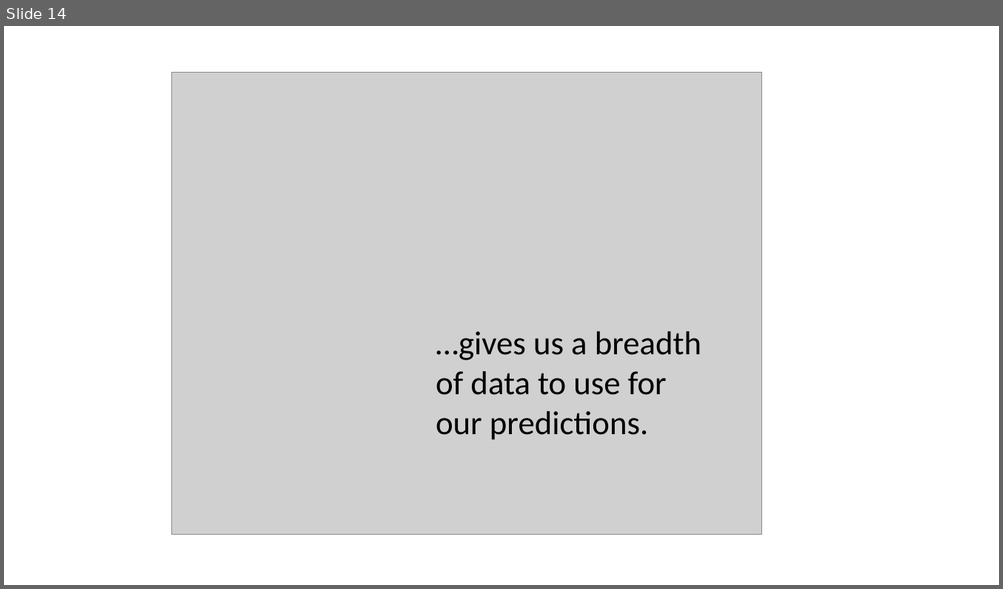
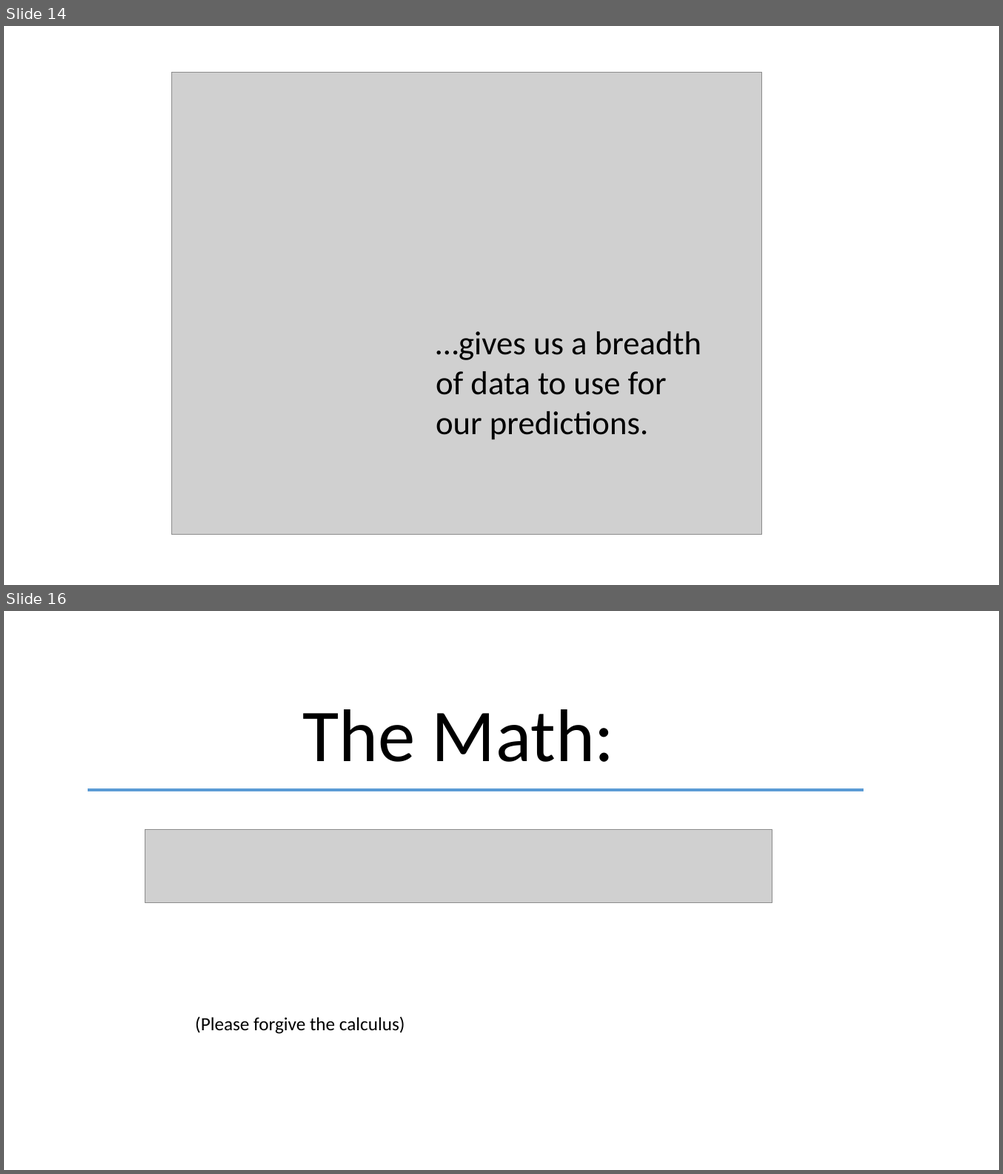
Before and after one commit to craiglawrie/TimeAtTemperature, a slide deck: images/Time-At-Temperature-Presentation.pptx. Shown one above the other, each under a label of ours: slide 14 before the commit, slides 14 and 16 after it; the slides between them are not shown. The pictures are 1003x589 and 1003x1174 pixels, drawn with LibreOffice and Linux fonts; fonts in the diff are those of the drawing; grey boxes stand for pictures. Boxes give left, top, right and bottom in pixels: in the first picture for what was removed or moved away, otherwise in the second. Text is boxed around its words. In the diff, an @@ line names an element or a change of style, - is before the commit and + after.

```diff
--- a/images/Time-At-Temperature-Presentation.pptx
+++ b/images/Time-At-Temperature-Presentation.pptx
@@ slide 16 added at (4, 611, 999, 1170), background #FFFFFF @@
@@ text added at (302, 709, 614, 762), 72 pt, text #000000 @@
+The Math:
@@ line added from (88, 790) to (864, 790), #5B9BD5 3 pt @@
@@ picture added at (145, 830, 772, 903) @@
@@ text added at (195, 1017, 405, 1034), 18 pt, text #000000 @@
+(Please forgive the calculus)
```
Also in this commit, not shown: 1 slide changed, 7 other slides added, 4 other files.
